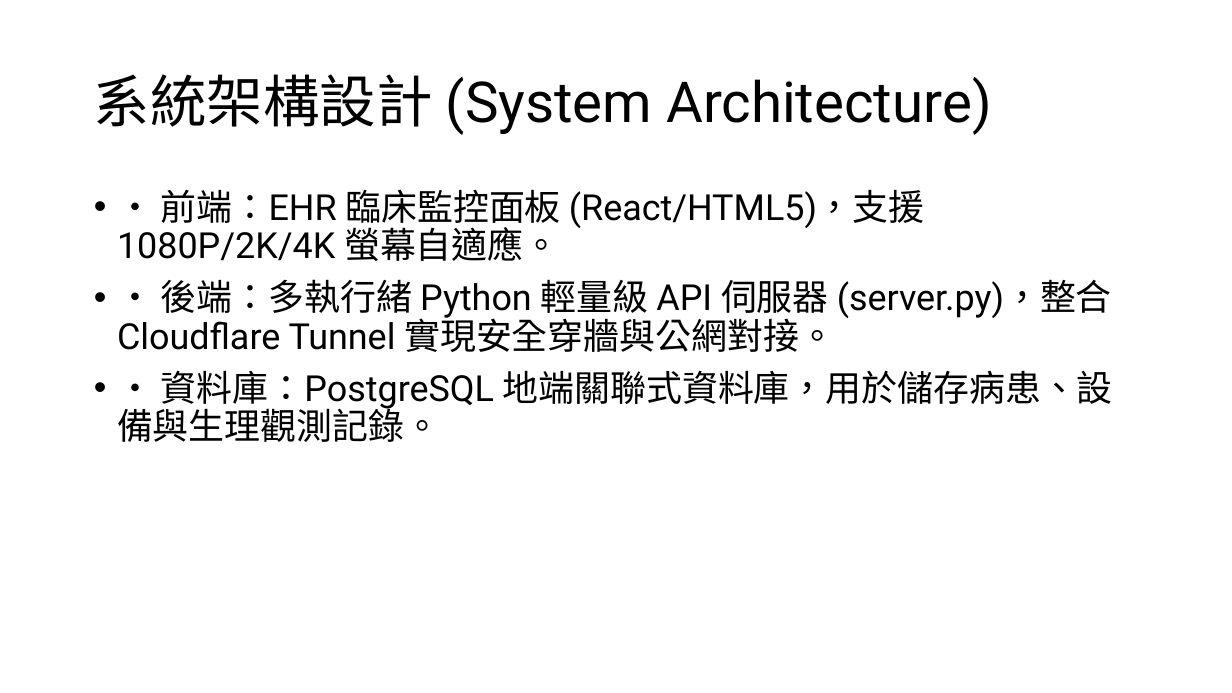
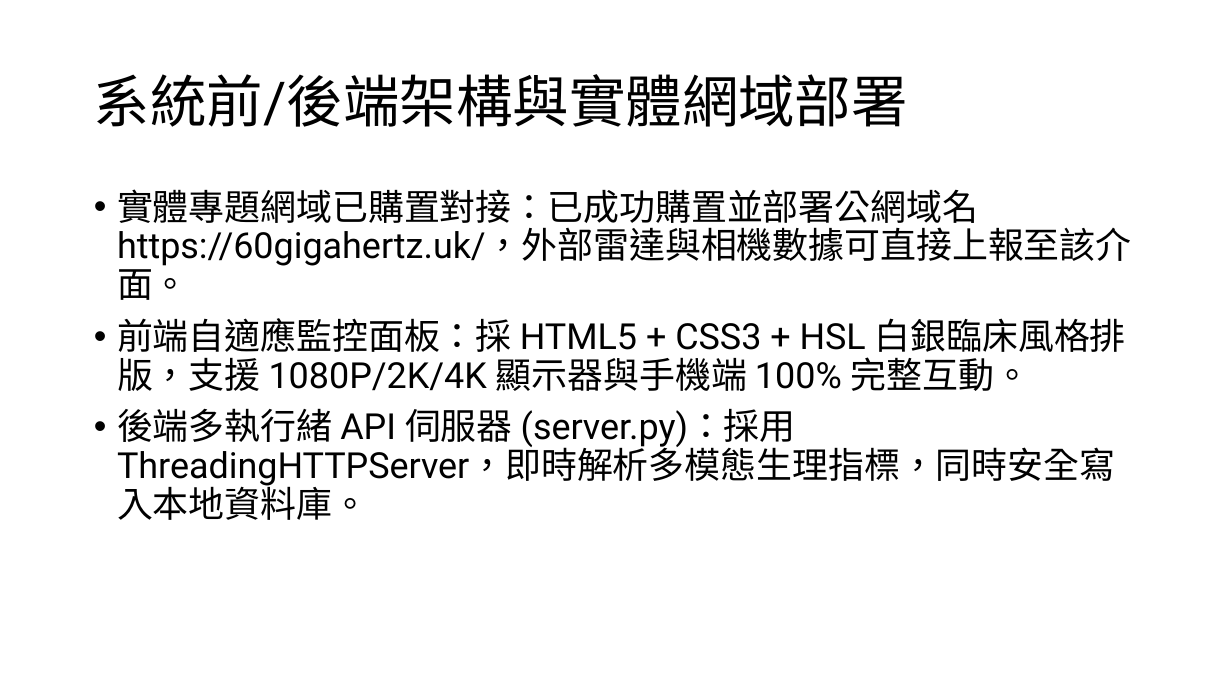
Before and after one commit to Typelin/MR60-FLIR-FHIR-system, a slide deck: slide 2 of _7_13.pptx. Drawn at 1232x693 pixels with LibreOffice and Linux fonts; fonts in the diff are those of the drawing. Boxes give left, top, right and bottom in pixels: in the first picture for what was removed or moved away, otherwise in the second. Text is boxed around its words. In the diff, an @@ line names an element or a change of style, - is before the commit and + after.

Commit message:
feat: 完備學術匯報投影片，含實體網域部署、資料庫結構表及衛福部官方規範對接說明

```diff
--- a/_7_13.pptx
+++ b/_7_13.pptx
@@ title at [94, 74, 908, 127]: text changed @@
-系統架構設計 (System Architecture)
+系統前/後端架構與實體網域部署
@@ text at [117, 189, 1132, 520]: text changed @@
-• • 前端：EHR 臨床監控面板 (React/HTML5)，支援 1080P/2K/4K 螢幕自適應。
-• • 後端：多執行緒 Python 輕量級 API 伺服器 (server.py)，整合 Cloudflare Tunnel 實現安全穿牆與公網對接。
-• • 資料庫：PostgreSQL 地端關聯式資料庫，用於儲存病患、設備與生理觀測記錄。
+• 實體專題網域已購置對接：已成功購置並部署公網域名 https://60gigahertz.uk/，外部雷達與相機數據可直接上報至該介面。
+• 前端自適應監控面板：採 HTML5 + CSS3 + HSL 白銀臨床風格排版，支援 1080P/2K/4K 顯示器與手機端 100% 完整互動。
+• 後端多執行緒 API 伺服器 (server.py)：採用 ThreadingHTTPServer，即時解析多模態生理指標，同時安全寫入本地資料庫。
```
Also in this commit, not shown: 1 other slide changed, 2 slides added, 2 slides removed.
